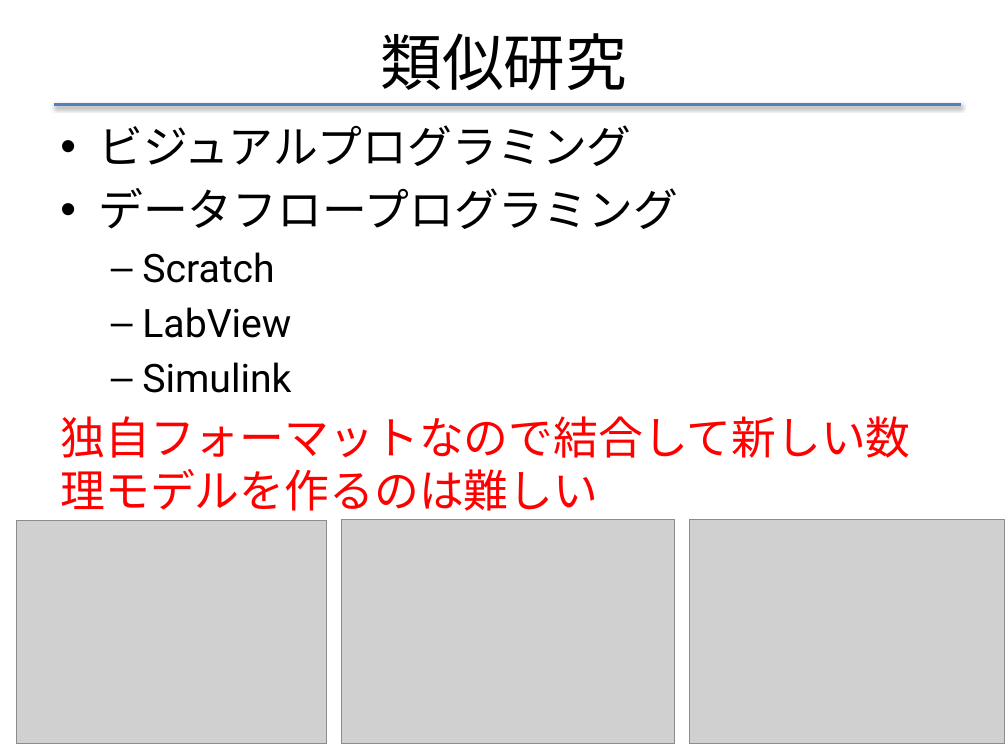
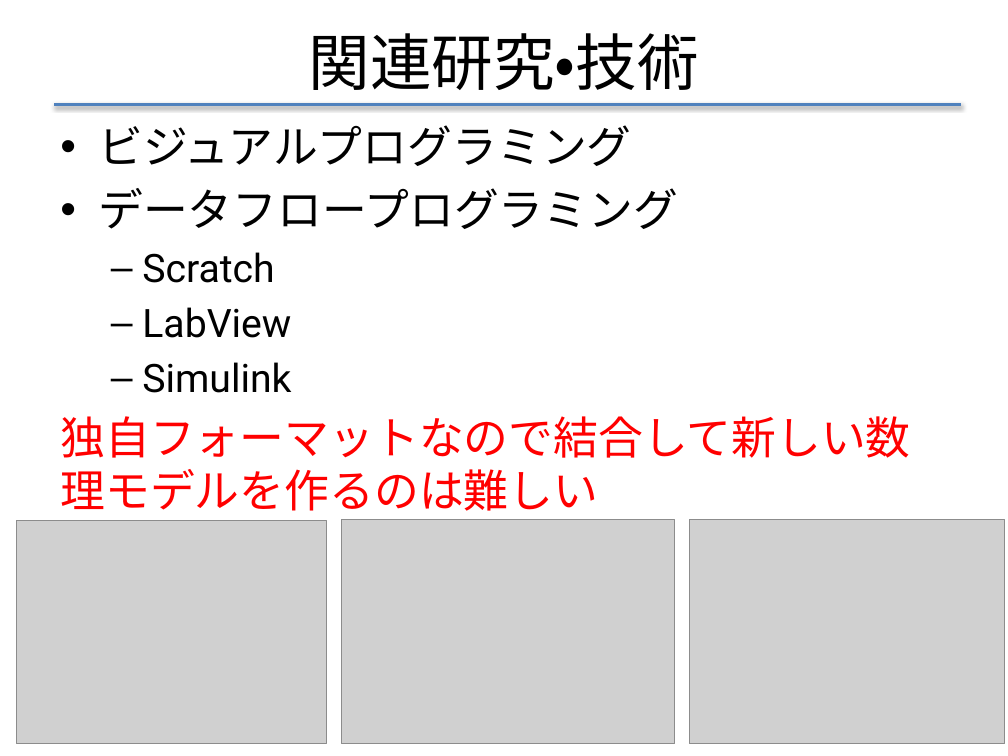
Before and after one commit to f-akazawa/akaz_uecdevelop, a slide deck: slide 14 of doc/中間発表資料.pptx (slide 11 before the commit). Drawn at 1008x756 pixels with LibreOffice and Linux fonts; fonts in the diff are those of the drawing; grey boxes stand for pictures. Boxes give left, top, right and bottom in pixels: in the first picture for what was removed or moved away, otherwise in the second. Text is boxed around its words. In the diff, an @@ line names an element or a change of style, - is before the commit and + after.

```diff
--- a/doc/中間発表資料.pptx
+++ b/doc/中間発表資料.pptx
@@ title at [309,33,699,90]: text changed @@
-類似研究
+関連研究・技術
```
Also in this commit, not shown: 16 other slides changed, 7 slides removed.
